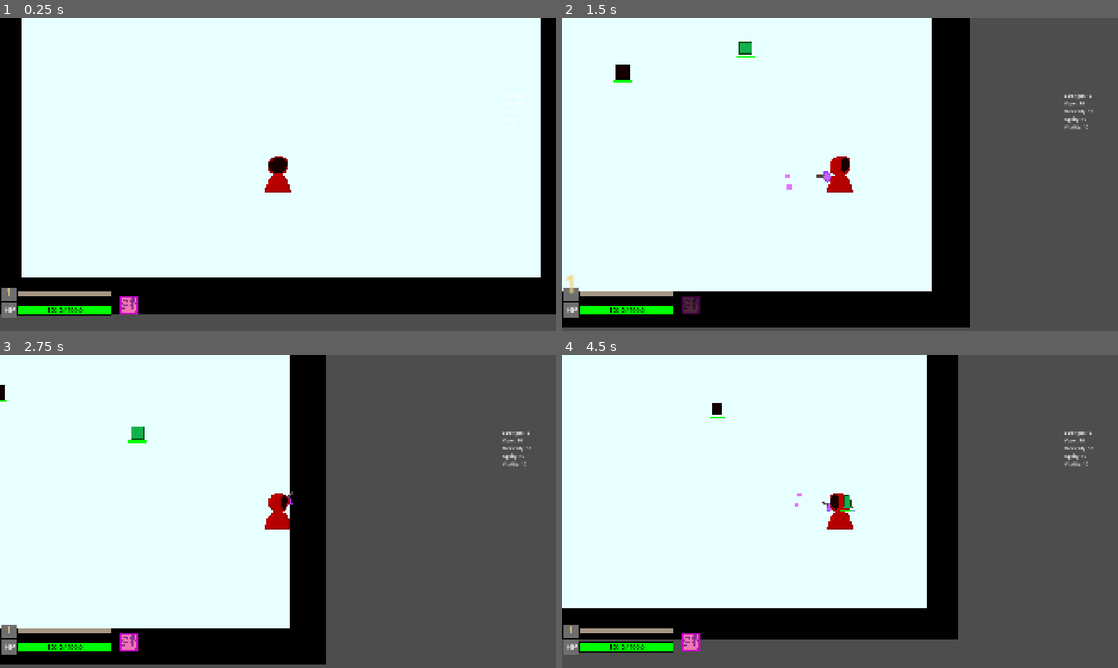
Above: before the commit, frames 1-4 (two rows, left to right).
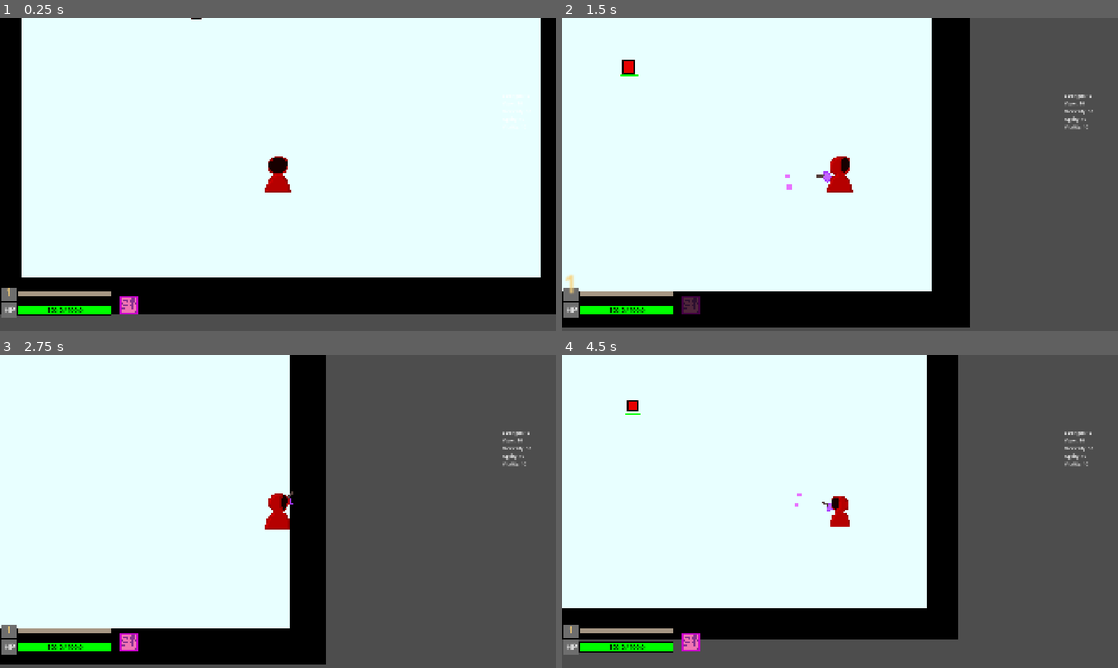
Above: after the commit, the same moments.

Repository: viggogoeth/NotMG
Game: Godot game, scene res://maps/dojo_world/dojo_map_2.tscn
Two runs of this game, one before a commit and one after it. Both use one fixed random seed, a clock stepped at 60 frames per second and the inputs below. This scene is started directly instead of the project's main scene.
Inputs (mouse positions are in pixels of both pictures, inside the frame that each line leads up to):
- Up to frame 1 (0.25 s): no input
- Up to frame 2 (1.5 s): move the mouse to (962, 158) at 0.52 s; hold D (move_right) 0.53-1.25 s; tap Space (dodge) at 0.6 s; click (962, 158) at 0.67 s; drag from (728, 190) to (845, 174) at 1.27 s
- Up to frame 3 (2.75 s): move the mouse to (333, 442) at 2.02 s; press the mouse at (333, 442) at 2.03 s; hold D (move_right) from 2.03 s (still down)
- Up to frame 4 (4.5 s): release D (move_right) at 2.75 s; release the mouse at (895, 442) at 2.75 s; drag from (812, 574) to (701, 433) at 2.77 s; move the mouse to (1006, 558) at 3.52 s; hold A (move_left) 3.53-4.25 s; tap / (zoom_out) at 3.6 s; drag from (673, 464) to (695, 392) at 4.27 s

The runs differ from the first frame. In frame 1, less than 0.1% of the frame differs, in the area x 34-37%, y 0-1%; in frame 2, 0.3%; in frame 3, 0.2%; in frame 4, 0.4%, in the area x 11-53%, y 14-56%.

Commit message:
green slimes are broken, but red slimes are awesome now

Diff:
--- a/entities/characters/enemies/slimes/base_slime.gd
+++ b/entities/characters/enemies/slimes/base_slime.gd
@@ -1,20 +1,4 @@
 class_name BaseSlime extends BaseEnemy
-
-@onready var sprite = $Scalables/AnimatedSprite2D
-@onready var movement_component = $JumpMovementComponent
 
 func _ready():
 	pass
-
-func orient_sprite() -> void:
-	if velocity.x < 0:
-		sprite.flip_h = true
-	else:
-		sprite.flip_h = false
-
-
-func update_animation() -> void:
-	if movement_component.moving:
-		sprite.animation = "move"
-	else:
-		sprite.animation = "idle"
--- a/entities/characters/enemies/slimes/components/dash_attack_component.gd
+++ b/entities/characters/enemies/slimes/components/dash_attack_component.gd
@@ -27,11 +27,13 @@
 			# TODO: start the windup animation
 			dashing = true
 			dash_target = target
+			enemy.set_winding()
 
 	return dashing
 
 func _dash_attack() -> void:
 	# TODO: start the dash attack animation
+	enemy.set_dashing()
 	var direction = enemy.global_position.direction_to(dash_target.global_position)
 	enemy.velocity = direction * enemy.speed * dash_speed_factor
 	var velocity_tween = create_tween()
@@ -47,6 +49,7 @@
 func _on_dash_duration_timeout() -> void:
 	enemy.velocity = Vector2(0,0)
 	post_attack_cooldown.start()
+	enemy.set_idle()
 
 func _on_dash_cooldown_timeout() -> void:
 	can_dash = true
--- a/entities/characters/enemies/slimes/components/jump_movement_component.gd
+++ b/entities/characters/enemies/slimes/components/jump_movement_component.gd
@@ -17,9 +17,9 @@
 
 func move(target: CharacterBody2D) -> void:
 	if should_update_movement and not moving:
-		print("started moving")
 		should_update_movement = false
 		moving = true
+		enemy.set_moving()
 
 		# if multiple enemies moving, dont want to clump up
 		var random_move_delay_offset = RNG.randf_range(-0.1, 0.1)
@@ -42,7 +42,7 @@
 	should_update_movement = true
 
 func _on_move_duration_timeout() -> void:
-	print("stopped moving")
 	moving = false
 	enemy.velocity = Vector2(0,0)
+	enemy.set_idle()
 	$MoveCooldown.start()
--- a/entities/characters/enemies/slimes/red_slime.gd
+++ b/entities/characters/enemies/slimes/red_slime.gd
@@ -1,15 +1,20 @@
 extends BaseSlime
-
-var target_player: CharacterBody2D
-var exp_range_player: CharacterBody2D
 
 var RNG = RandomNumberGenerator.new()
 
-@export var color: Color = Color(1,1,1)
+@export var color: Color = Color(1,0,0)
 @export var enemy_scale: int = 1
 
 
 @onready var attack_component = $DashAttackComponent
+@onready var movement_component = $JumpMovementComponent
+@onready var all_sprites_node = $Scalables/Sprites
+@onready var wind_up_sprite = $Scalables/Sprites/WindUpSprite
+@onready var dash_sprite = $Scalables/Sprites/DashSprite
+@onready var move_sprite = $Scalables/Sprites/MoveSprite
+@onready var animation = $AnimationPlayer
+
+var rotating: bool = false
 
 func _ready() -> void:
 	super._ready()
@@ -17,10 +22,8 @@
 	$CollisionShape2D.scale *= enemy_scale
 	$Scalables.scale *= enemy_scale
 	$Scalables/HitboxComponent.contact_damage = contact_damage
-	sprite.play()
-	sprite.speed_scale = 0.5 / $JumpMovementComponent.movement_duration
 	health_component.set_health(health, health)
-	sprite.self_modulate = color
+	all_sprites_node.modulate = color
 
 func _physics_process(delta: float) -> void:
 	var target = $VisionBoxComponent.get_target()
@@ -33,9 +36,40 @@
 		movement_component.move(target)
 	move_and_slide()
 
-	orient_sprite()
-	update_animation()
+	if rotating and target:
+		var dir = global_position.direction_to(target.global_position)
+		all_sprites_node.rotation = dir.angle()
 
+
+func set_winding() -> void:
+	animation.play("windup")
+	hide_sprites()
+	wind_up_sprite.show()
+	rotating = true
+
+func set_dashing() -> void:
+	animation.play("dashing")
+	hide_sprites()
+	dash_sprite.show()
+	rotating = false
+
+func set_moving() -> void:
+	animation.play("move")
+	hide_sprites()
+	move_sprite.show()
+	rotating = false
+	all_sprites_node.rotation = 0
+
+func set_idle() -> void:
+	animation.play("idle")
+	hide_sprites()
+	move_sprite.show()
+	rotating = false
+	all_sprites_node.rotation = 0
+
+func hide_sprites() -> void:
+	for child in all_sprites_node.get_children():
+		child.hide()
 
 func move_start() -> void:
 	$Scalables/AnimatedSprite2D.animation = "move"
--- a/entities/characters/enemies/slimes/red_slime.tscn
+++ b/entities/characters/enemies/slimes/red_slime.tscn
@@ -1,98 +1,17 @@
 [gd_scene format=3 uid="uid://cejoi53cr8sdp"]
 
 [ext_resource type="Script" uid="uid://i87umci6ewi2" path="res://entities/characters/enemies/slimes/red_slime.gd" id="1_faa26"]
-[ext_resource type="Texture2D" uid="uid://c7b0pm6p6y0v6" path="res://sprites/slime_move_texture.tres" id="1_v57vt"]
 [ext_resource type="PackedScene" uid="uid://qxwiaux0yv7h" path="res://entities/components/health_component.tscn" id="2_faa26"]
 [ext_resource type="PackedScene" uid="uid://c02efoks2xrqt" path="res://entities/components/hitbox_component.tscn" id="3_8llpb"]
+[ext_resource type="Texture2D" uid="uid://cpge4pdqo2847" path="res://sprites/slime/slime_move.png" id="4_8llpb"]
 [ext_resource type="PackedScene" uid="uid://bt860mh3ihxku" path="res://entities/characters/enemies/slimes/components/jump_movement_component.tscn" id="4_rlviq"]
+[ext_resource type="Texture2D" uid="uid://bkncx5ownpip8" path="res://sprites/slime/slime_dash_windup.png" id="5_k6lbi"]
 [ext_resource type="PackedScene" uid="uid://bfdqgkscuo4jc" path="res://entities/components/vision_box_component.tscn" id="5_rj7h0"]
 [ext_resource type="PackedScene" uid="uid://s7ild1mbiibm" path="res://entities/characters/enemies/slimes/components/dash_attack_component.tscn" id="6_8llpb"]
+[ext_resource type="Texture2D" uid="uid://br2hkg5qivjw4" path="res://sprites/slime/slime_dash_dashing.png" id="6_acqfg"]
 
 [sub_resource type="RectangleShape2D" id="RectangleShape2D_k6lbi"]
 size = Vector2(48, 48)
-
-[sub_resource type="AtlasTexture" id="AtlasTexture_02vvn"]
-atlas = ExtResource("1_v57vt")
-region = Rect2(0, 0, 16, 16)
-
-[sub_resource type="AtlasTexture" id="AtlasTexture_dn43w"]
-atlas = ExtResource("1_v57vt")
-region = Rect2(0, 0, 16, 16)
-
-[sub_resource type="AtlasTexture" id="AtlasTexture_3qmu0"]
-atlas = ExtResource("1_v57vt")
-region = Rect2(16, 0, 16, 16)
-
-[sub_resource type="AtlasTexture" id="AtlasTexture_haleb"]
-atlas = ExtResource("1_v57vt")
-region = Rect2(32, 0, 16, 16)
-
-[sub_resource type="AtlasTexture" id="AtlasTexture_1hsag"]
-atlas = ExtResource("1_v57vt")
-region = Rect2(0, 16, 16, 16)
-
-[sub_resource type="AtlasTexture" id="AtlasTexture_u5q8g"]
-atlas = ExtResource("1_v57vt")
-region = Rect2(16, 16, 16, 16)
-
-[sub_resource type="AtlasTexture" id="AtlasTexture_jwbx2"]
-atlas = ExtResource("1_v57vt")
-region = Rect2(32, 16, 16, 16)
-
-[sub_resource type="AtlasTexture" id="AtlasTexture_7wqyq"]
-atlas = ExtResource("1_v57vt")
-region = Rect2(0, 32, 16, 16)
-
-[sub_resource type="AtlasTexture" id="AtlasTexture_sexgm"]
-atlas = ExtResource("1_v57vt")
-region = Rect2(16, 32, 16, 16)
-
-[sub_resource type="AtlasTexture" id="AtlasTexture_t4yq7"]
-atlas = ExtResource("1_v57vt")
-region = Rect2(32, 32, 16, 16)
-
-[sub_resource type="SpriteFrames" id="SpriteFrames_acqfg"]
-animations = [{
-"frames": [{
-"duration": 1.0,
-"texture": SubResource("AtlasTexture_02vvn")
-}],
-"loop": true,
-"name": &"idle",
-"speed": 5.0
-}, {
-"frames": [{
-"duration": 1.0,
-"texture": SubResource("AtlasTexture_dn43w")
-}, {
-"duration": 1.0,
-"texture": SubResource("AtlasTexture_3qmu0")
-}, {
-"duration": 1.0,
-"texture": SubResource("AtlasTexture_haleb")
-}, {
-"duration": 1.0,
-"texture": SubResource("AtlasTexture_1hsag")
-}, {
-"duration": 1.0,
-"texture": SubResource("AtlasTexture_u5q8g")
-}, {
-"duration": 1.0,
-"texture": SubResource("AtlasTexture_jwbx2")
-}, {
-"duration": 1.0,
-"texture": SubResource("AtlasTexture_7wqyq")
-}, {
-"duration": 1.0,
-"texture": SubResource("AtlasTexture_sexgm")
-}, {
-"duration": 1.0,
-"texture": SubResource("AtlasTexture_t4yq7")
-}],
-"loop": true,
-"name": &"move",
-"speed": 8.0
-}]
 
 [sub_resource type="RectangleShape2D" id="RectangleShape2D_kg3rw"]
 size = Vector2(48, 48)
@@ -109,12 +28,104 @@
 fill_from = Vector2(0.5, 0.5)
 fill_to = Vector2(0.75, 0)
 
+[sub_resource type="Animation" id="Animation_8llpb"]
+length = 0.001
+tracks/0/type = "value"
+tracks/0/imported = false
+tracks/0/enabled = true
+tracks/0/path = NodePath("Scalables/Sprites/MoveSprite:frame")
+tracks/0/interp = 1
+tracks/0/loop_wrap = true
+tracks/0/keys = {
+"times": PackedFloat32Array(0),
+"transitions": PackedFloat32Array(1),
+"update": 1,
+"values": [0]
+}
+tracks/1/type = "value"
+tracks/1/imported = false
+tracks/1/enabled = true
+tracks/1/path = NodePath("Scalables/Sprites/WindUpSprite:frame")
+tracks/1/interp = 1
+tracks/1/loop_wrap = true
+tracks/1/keys = {
+"times": PackedFloat32Array(0),
+"transitions": PackedFloat32Array(1),
+"update": 1,
+"values": [0]
+}
+tracks/2/type = "value"
+tracks/2/imported = false
+tracks/2/enabled = true
+tracks/2/path = NodePath("Scalables/Sprites/DashSprite:frame")
+tracks/2/interp = 1
+tracks/2/loop_wrap = true
+tracks/2/keys = {
+"times": PackedFloat32Array(0),
+"transitions": PackedFloat32Array(1),
+"update": 1,
+"values": [0]
+}
+
+[sub_resource type="Animation" id="Animation_k6lbi"]
+resource_name = "dashing"
+tracks/0/type = "value"
+tracks/0/imported = false
+tracks/0/enabled = true
+tracks/0/path = NodePath("Scalables/Sprites/DashSprite:frame")
+tracks/0/interp = 1
+tracks/0/loop_wrap = true
+tracks/0/keys = {
+"times": PackedFloat32Array(0, 0.06666667, 0.1),
+"transitions": PackedFloat32Array(1, 1, 1),
+"update": 1,
+"values": [0, 1, 2]
+}
+
+[sub_resource type="Animation" id="Animation_rlviq"]
+resource_name = "move"
+length = 0.26666668
+tracks/0/type = "value"
+tracks/0/imported = false
+tracks/0/enabled = true
+tracks/0/path = NodePath("Scalables/Sprites/MoveSprite:frame")
+tracks/0/interp = 1
+tracks/0/loop_wrap = true
+tracks/0/keys = {
+"times": PackedFloat32Array(0, 0.13333334, 0.23333333),
+"transitions": PackedFloat32Array(1, 1, 1),
+"update": 1,
+"values": [0, 1, 0]
+}
+
+[sub_resource type="Animation" id="Animation_rj7h0"]
+resource_name = "windup"
+tracks/0/type = "value"
+tracks/0/imported = false
+tracks/0/enabled = true
+tracks/0/path = NodePath("Scalables/Sprites/WindUpSprite:frame")
+tracks/0/interp = 1
+tracks/0/loop_wrap = true
+tracks/0/keys = {
+"times": PackedFloat32Array(0, 0.099999994),
+"transitions": PackedFloat32Array(1, 1),
+"update": 1,
+"values": [0, 1]
+}
+
+[sub_resource type="AnimationLibrary" id="AnimationLibrary_rj7h0"]
+_data = {
+&"RESET": SubResource("Animation_8llpb"),
+&"dashing": SubResource("Animation_k6lbi"),
+&"move": SubResource("Animation_rlviq"),
+&"windup": SubResource("Animation_rj7h0")
+}
+
 [node name="RedSlime" type="CharacterBody2D" unique_id=715088784 node_paths=PackedStringArray("health_component")]
 collision_layer = 4
 collision_mask = 2
 motion_mode = 1
 script = ExtResource("1_faa26")
-color = Color(1, 0, 0, 1)
 health_component = NodePath("Scalables/HealthComponent")
 
 [node name="ColorRect" type="ColorRect" parent="." unique_id=1996940723]
@@ -132,12 +143,6 @@
 
 [node name="Scalables" type="Node2D" parent="." unique_id=1948725138]
 
-[node name="AnimatedSprite2D" type="AnimatedSprite2D" parent="Scalables" unique_id=68905100 groups=["scalables"]]
-texture_filter = 1
-scale = Vector2(4, 4)
-sprite_frames = SubResource("SpriteFrames_acqfg")
-animation = &"move"
-
 [node name="HealthComponent" parent="Scalables" unique_id=807587943 groups=["scalables"] instance=ExtResource("2_faa26")]
 position = Vector2(0, 34)
 
@@ -152,7 +157,34 @@
 position = Vector2(0, 32)
 texture = SubResource("GradientTexture2D_vgb1u")
 
+[node name="Sprites" type="Node2D" parent="Scalables" unique_id=392009719]
+
+[node name="MoveSprite" type="Sprite2D" parent="Scalables/Sprites" unique_id=1421021775]
+visible = false
+texture_filter = 1
+position = Vector2(-1.7881393e-06, -16.000004)
+scale = Vector2(6.0000005, 6.0000005)
+texture = ExtResource("4_8llpb")
+hframes = 2
+
+[node name="WindUpSprite" type="Sprite2D" parent="Scalables/Sprites" unique_id=486541686]
+visible = false
+texture_filter = 1
+position = Vector2(0, 7.999996)
+scale = Vector2(6.0000005, 6.0000005)
+texture = ExtResource("5_k6lbi")
+hframes = 2
+
+[node name="DashSprite" type="Sprite2D" parent="Scalables/Sprites" unique_id=1781967016]
+texture_filter = 1
+position = Vector2(0, 8)
+scale = Vector2(6.0000005, 6.0000005)
+texture = ExtResource("6_acqfg")
+hframes = 3
+
 [node name="JumpMovementComponent" parent="." unique_id=473034222 node_paths=PackedStringArray("enemy") instance=ExtResource("4_rlviq")]
+movement_cooldown = 0.3
+movement_duration = 0.25
 enemy = NodePath("..")
 
 [node name="DashAttackComponent" parent="." unique_id=1057099033 node_paths=PackedStringArray("enemy") instance=ExtResource("6_8llpb")]
@@ -161,4 +193,7 @@
 [node name="VisionBoxComponent" parent="." unique_id=1268107380 instance=ExtResource("5_rj7h0")]
 visible = true
 
+[node name="AnimationPlayer" type="AnimationPlayer" parent="." unique_id=1135320501]
+libraries/ = SubResource("AnimationLibrary_rj7h0")
+
 [editable path="Scalables/HitboxComponent"]
--- a/maps/dojo_world/dojo_map_2.tscn
+++ b/maps/dojo_world/dojo_map_2.tscn
@@ -4,7 +4,6 @@
 [ext_resource type="PackedScene" uid="uid://barck7peqm2lo" path="res://entities/characters/player.tscn" id="2_jn3ic"]
 [ext_resource type="Texture2D" uid="uid://b3kycacdhoaok" path="res://tilesets/plain_tiles.png" id="2_ndc5a"]
 [ext_resource type="PackedScene" uid="uid://cejoi53cr8sdp" path="res://entities/characters/enemies/slimes/red_slime.tscn" id="4_w48uw"]
-[ext_resource type="PackedScene" uid="uid://bm2857742v0ai" path="res://entities/characters/enemies/slimes/green_slime.tscn" id="5_702yh"]
 
 [sub_resource type="TileSetAtlasSource" id="TileSetAtlasSource_w48uw"]
 texture = ExtResource("2_ndc5a")
@@ -50,7 +49,3 @@
 health = 100.0
 contact_damage = 10.0
 exp_amount = 10.0
-
-[node name="GreenSlime" parent="." unique_id=720180946 instance=ExtResource("5_702yh")]
-position = Vector2(1214, -403)
-health = 100.0
Binary file added: sprites/slime/slime_dash_dashing.png
Not shown, added: sprites/slime/slime_dash_dashing.png.import
Binary file added: sprites/slime/slime_dash_windup.png
Not shown, added: sprites/slime/slime_dash_windup.png.import
Binary file added: sprites/slime/slime_move.png
Not shown, added: sprites/slime/slime_move.png.import
